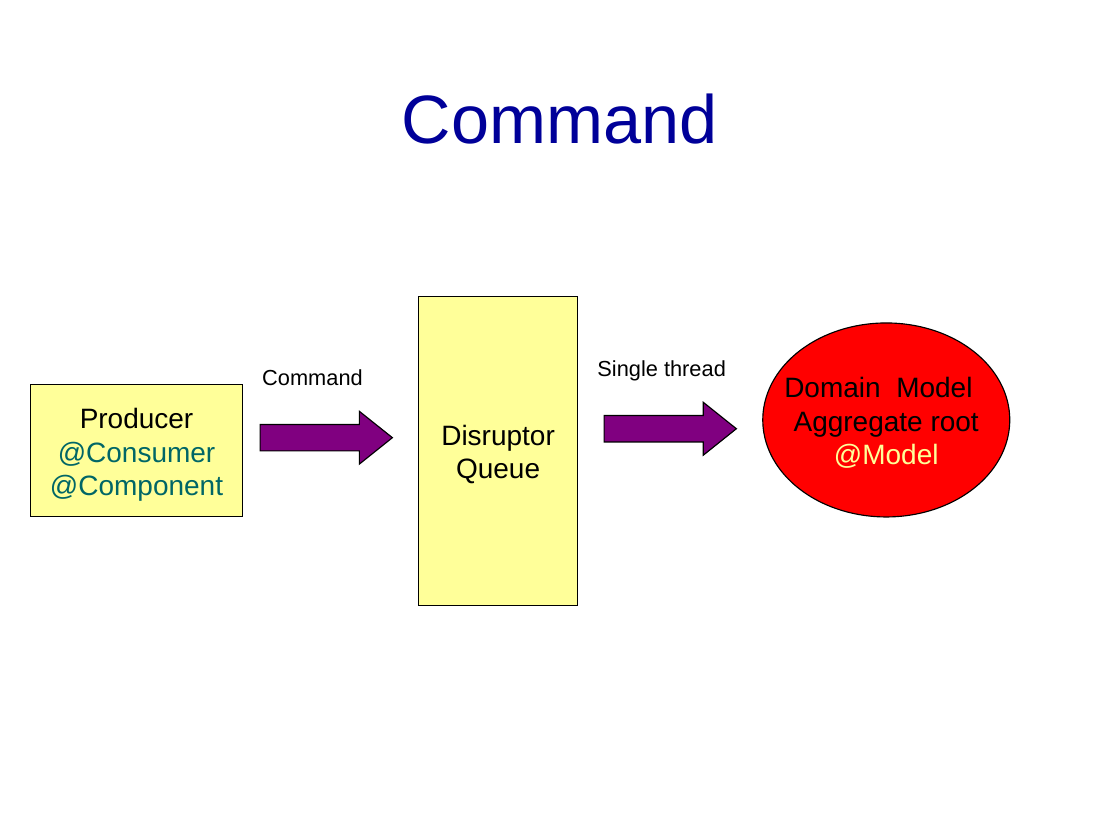
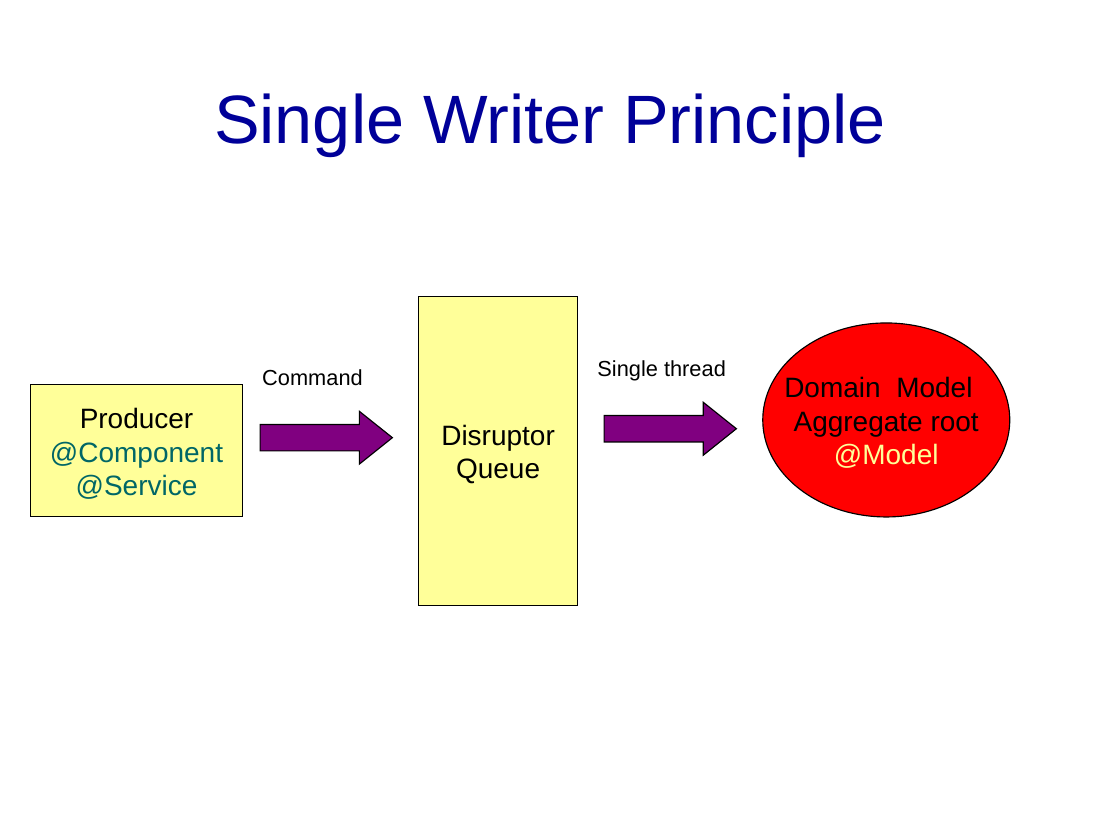
Before and after one commit to banq/jdonframework, a slide deck: slide 15 of doc/english/JdonFramework.ppt. Drawn at 1120x840 pixels with LibreOffice and Linux fonts; fonts in the diff are those of the drawing; background and template pictures are left out. Boxes give left, top, right and bottom in pixels: in the first picture for what was removed or moved away, otherwise in the second. Text is boxed around its words. In the diff, an @@ line names an element or a change of style, - is before the commit and + after.

```diff
--- a/doc/english/JdonFramework.ppt
+++ b/doc/english/JdonFramework.ppt
@@ title at box(214, 93, 885, 156): text changed @@
-Command
+Single Writer Principle
@@ text in rectangle at box(58, 441, 216, 466): paragraph removed @@
-@Consumer
@@ text in rectangle at box(76, 474, 198, 499): paragraph added @@
+@Service
```
Also in this commit, not shown: 22 other slides changed, 8 slides added, 17 slides removed, 2 other files.
